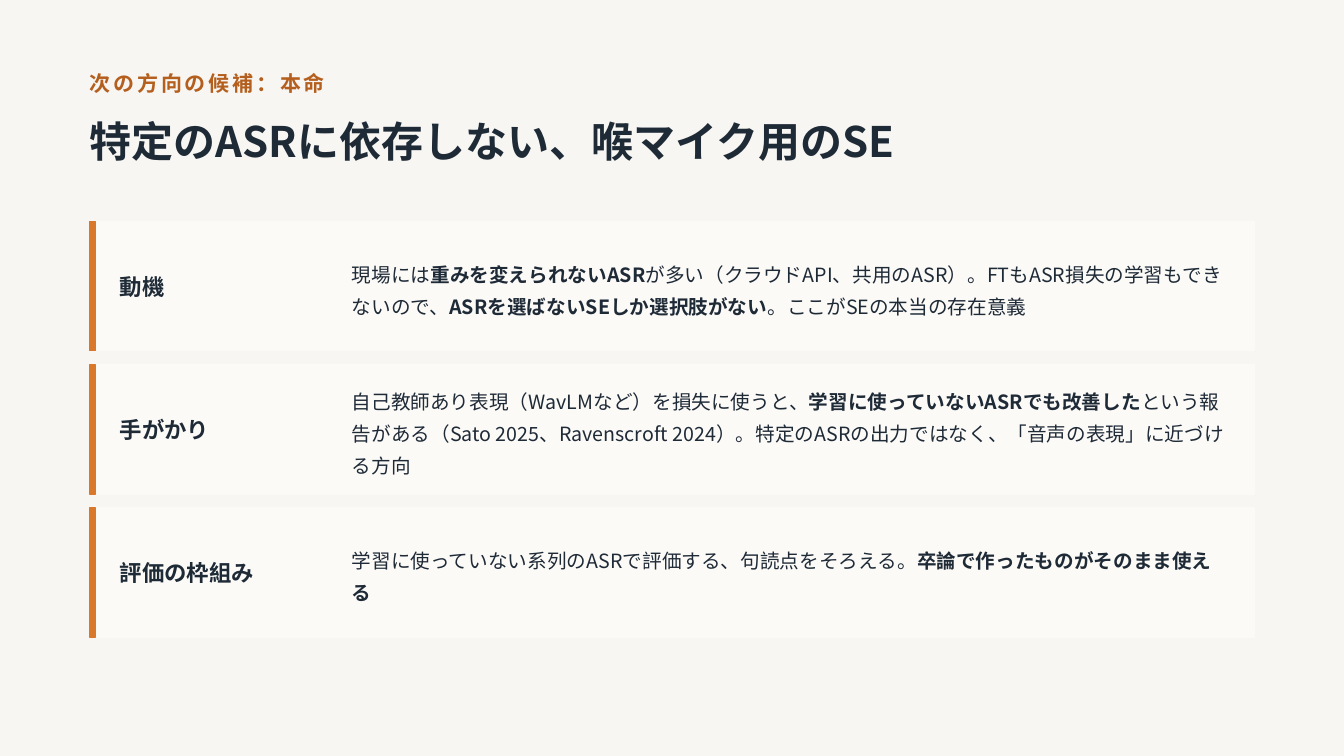
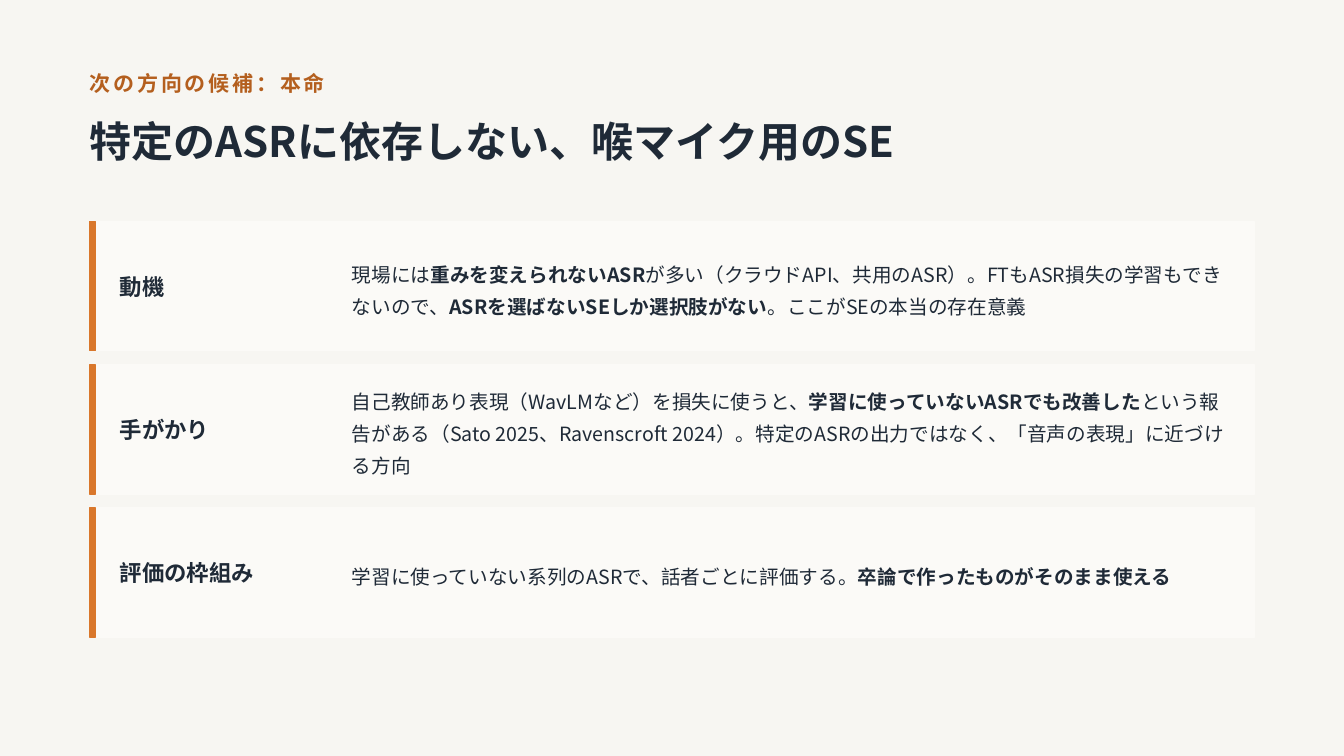
Before and after one commit to kasugayuji0716-art/bone-conduction-research, a slide deck: slide 7 of results/progress_slides_2026-09.pptx. Drawn at 1344x756 pixels with LibreOffice and Linux fonts; fonts in the diff are those of the drawing. Boxes give left, top, right and bottom in pixels: in the first picture for what was removed or moved away, otherwise in the second. Text is boxed around its words. In the diff, an @@ line names an element or a change of style, - is before the commit and + after.

```diff
--- a/results/progress_slides_2026-09.pptx
+++ b/results/progress_slides_2026-09.pptx
@@ text at (352,567,1172,586): text changed @@
-学習に使っていない系列のASRで評価する、句読点をそろえる。卒論で作ったものがそのまま使える
+学習に使っていない系列のASRで、話者ごとに評価する。卒論で作ったものがそのまま使える
```
Also in this commit, not shown: 2 other slides changed, 1 other file.
